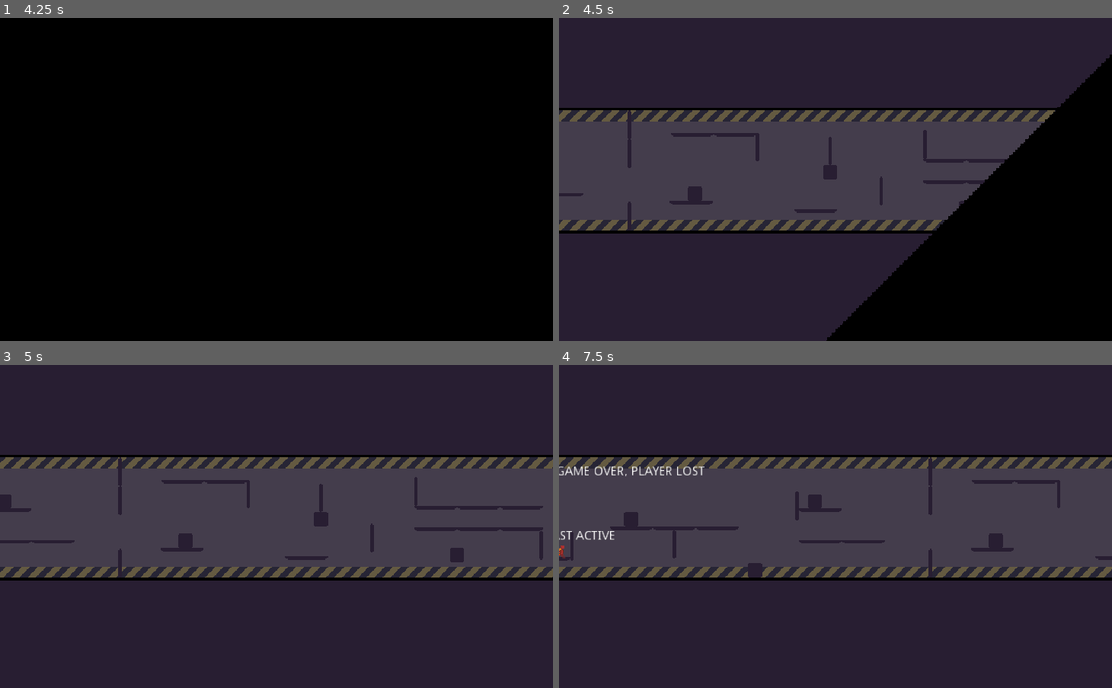
Above: before the commit, frames 1-4 (two rows, left to right).
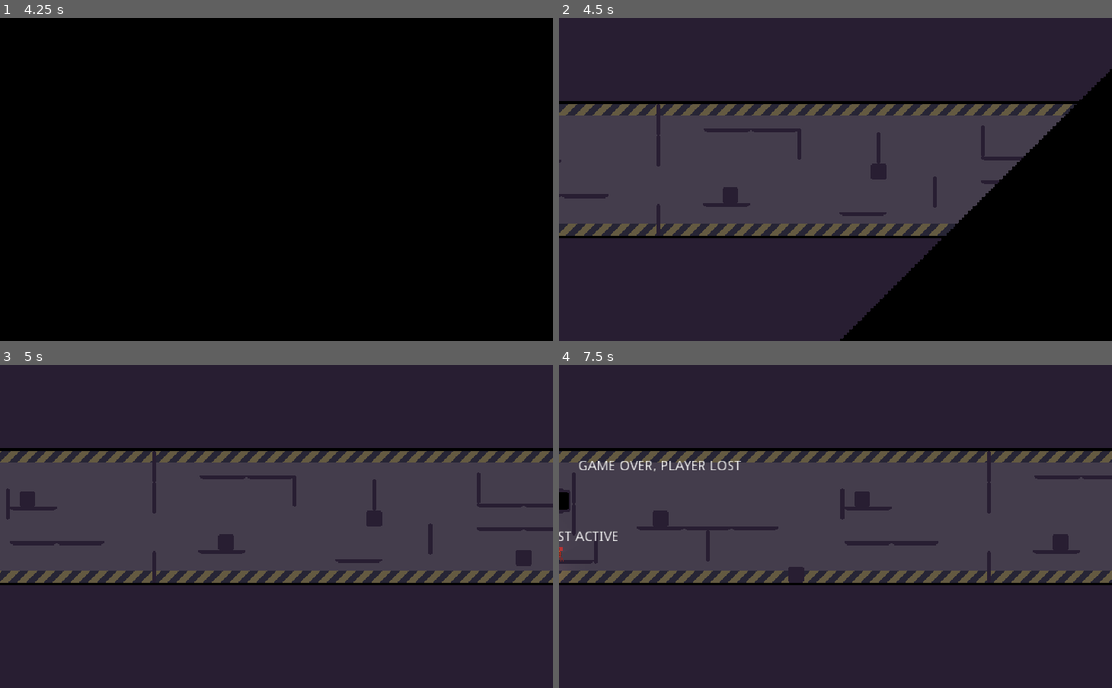
Above: after the commit, the same moments.

Repository: Wes-Ray/Jetpack-Jaywalker
Game: Godot game, scene res://Level.tscn
Two runs of this game, one before a commit and one after it. Both use one fixed random seed, a clock stepped at 60 frames per second and the inputs below.
Inputs (mouse positions are in pixels of both pictures, inside the frame that each line leads up to):
- Up to frame 1 (4.25 s): move the mouse to (398, 163) at 0.52 s; hold D (move_right) 0.53-2.03 s; click (398, 163) at 0.6 s; tap Space (move_jump) at 0.77, 1.52, 3.02, 3.77 s; move the mouse to (165, 195) at 1.27 s; click (165, 195) at 1.35 s; move the mouse to (331, 108) at 2.02 s; hold A (move_left) 2.03-2.78 s; click (331, 108) at 2.1 s; move the mouse to (248, 244) at 2.77 s; hold D (move_right) from 2.78 s (still down); click (248, 244) at 2.85 s; tap Enter at 3.5 s; move the mouse to (442, 227) at 3.52 s; click (442, 227) at 3.6 s
- Up to frame 2 (4.5 s): tap Space (move_jump) at 4.25 s; move the mouse to (669, 131) at 4.27 s; release D (move_right) at 4.28 s; hold A (move_left) from 4.28 s (still down); click (669, 131) at 4.35 s
- Up to frame 3 (5 s): keep holding A (move_left); tap Space (move_jump) at 4.52 s
- Up to frame 4 (7.5 s): move the mouse to (863, 526) at 5.02 s; release A (move_left) at 5.03 s; hold D (move_right) 5.03-5.78 s; click (863, 526) at 5.1 s; move the mouse to (752, 445) at 5.77 s; hold A (move_left) 5.78-7.28 s; click (752, 445) at 5.85 s; tap Space (move_jump) at 6.02, 6.77 s; move the mouse to (957, 510) at 6.52 s; click (957, 510) at 6.6 s; move the mouse to (724, 542) at 7.27 s; hold D (move_right) from 7.28 s (still down); click (724, 542) at 7.35 s

Frame 1 is identical in both runs. In frame 2, 12% of the frame differs, in the area x 0-100%, y 11-100%; in frame 3, 12%; in frame 4, 13%, in the area x 0-100%, y 25-69%.

Commit message:
done

Diff:
--- a/Defense/Defense.gd
+++ b/Defense/Defense.gd
@@ -9,14 +9,16 @@
 onready var unwipe_goal: Position2D = $UnwipeGoal
 onready var current_wiper_goal: Vector2 = $WipeGoal.position
 
+var first_trap := true
+
 var velocity := Vector2.ZERO
 
 # trap preloads, in a list for random selection
 const preloads := [
 	preload("res://Zap/Zap.tscn"),
-#	preload("res://Buzz/Buzz.tscn"),
-#	preload("res://Laser/Laser.tscn"),
-#	preload("res://Ray/Ray.tscn"),
+	preload("res://Buzz/Buzz.tscn"),
+	preload("res://Laser/Laser.tscn"),
+	preload("res://Ray/Ray.tscn"),
 	]
 
 
@@ -33,15 +35,21 @@
 
 
 func reset_defense_camera() -> void:
-	self.position.x = 550
+	self.position.x = 500
 
 
 func activate_defense() -> void:
 	unwipe()
 
 	# generate new trap
-	var rand_i = randi() % len(preloads)
+	var rand_i = 0
+	if first_trap:
+		first_trap = false
+	else:
+		rand_i = randi() % len(preloads)
+
 	var new_trap = preloads[rand_i].instance()
+	new_trap.position = Vector2(999999,999999)  # offset spawn so it doesn't intersect with replay immediately
 	get_tree().get_current_scene().add_child(new_trap)
 
 #	new_trap.z_index = 3
@@ -62,7 +70,7 @@
 	velocity.x = move_toward(velocity.x, 5 * strafe_input, 0.25)
 
 	self.position.x += velocity.x
-	self.position.x = clamp(position.x, 550, 1150)
+	self.position.x = clamp(position.x, 500, 1200)
 
 
 func _physics_process(_delta: float) -> void:
--- a/Defense/Defense.tscn
+++ b/Defense/Defense.tscn
@@ -7,7 +7,7 @@
 script = ExtResource( 1 )
 
 [node name="Camera2D" type="Camera2D" parent="."]
-zoom = Vector2( 1.7, 1.7 )
+zoom = Vector2( 1.55, 1.55 )
 
 [node name="Wiper" type="Sprite" parent="."]
 visible = false
--- a/Orchestrator.gd
+++ b/Orchestrator.gd
@@ -44,7 +44,7 @@
 
 	replay_delay_timer = Timer.new()
 	add_child(replay_delay_timer)
-	replay_delay_timer.wait_time = .9
+	replay_delay_timer.wait_time = .01
 	replay_delay_timer.one_shot = true
 	replay_delay_timer.connect("timeout", self, "_on_replay_delay_timer_timout")
 
--- a/Replay/Replay.gd
+++ b/Replay/Replay.gd
@@ -17,6 +17,8 @@
 onready var debug_misc_label = $debug_misc_label
 onready var animation_player = $AnimationPlayer
 
+onready var replay_delay_timer : Timer
+
 
 # note, will have to set all later coords to the same value as when the player is dead
 # 	OR: stop updating coords once hitting a DEAD state, but keep player corpse there
@@ -28,6 +30,12 @@
 	coord_record.resize(INITIAL_ARRAY_SIZE)  # inits to all Vector2.ZERO
 	input_record.resize(INITIAL_ARRAY_SIZE)
 	input_record.fill(Orchestrator.Inputs.RIGHT)
+
+	replay_delay_timer = Timer.new()
+	add_child(replay_delay_timer)
+	replay_delay_timer.wait_time = 0.7
+	replay_delay_timer.one_shot = true
+	replay_delay_timer.connect("timeout", self, "_on_replay_delay_timer_timout")
 
 
 func kill_replay(_state = Orchestrator.PlayerStates.DEAD):
@@ -95,9 +103,11 @@
 
 	current_frame += 1
 
+func _on_replay_delay_timer_timout() -> void:
+	replaying = true
 
 func replay(start_frame = 0) -> void:
-	replaying = true
+	#replaying = true  # moved to timer
 	current_frame = start_frame
 	dead = false
 
@@ -108,6 +118,8 @@
 
 	$AnimationPlayer.play("fly_forward")
 
+	replay_delay_timer.start(0)
+
 #	print("replay: ")
 #	for i in range(10):
 #		print("\t", coord_record[i])
